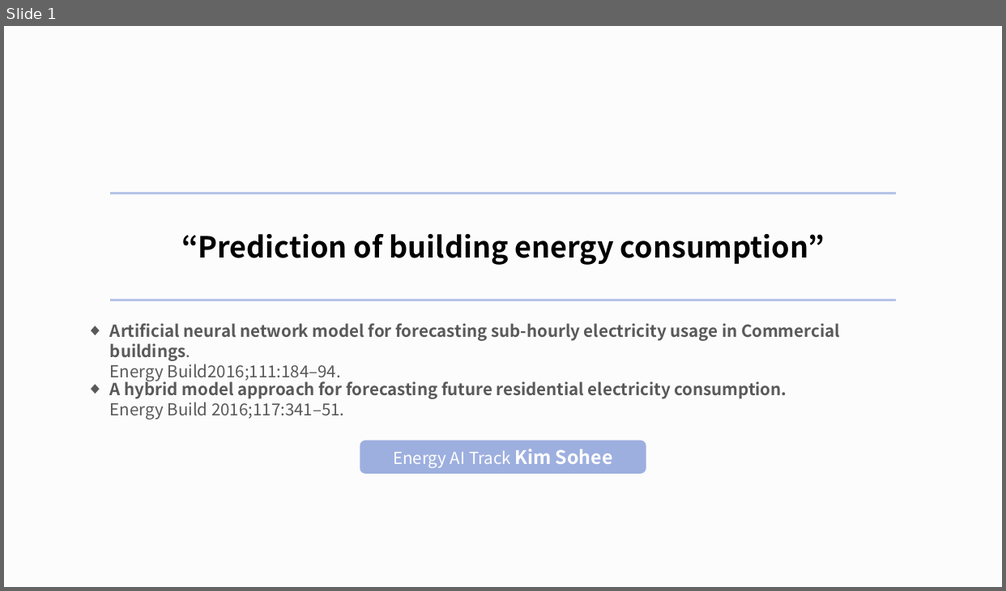
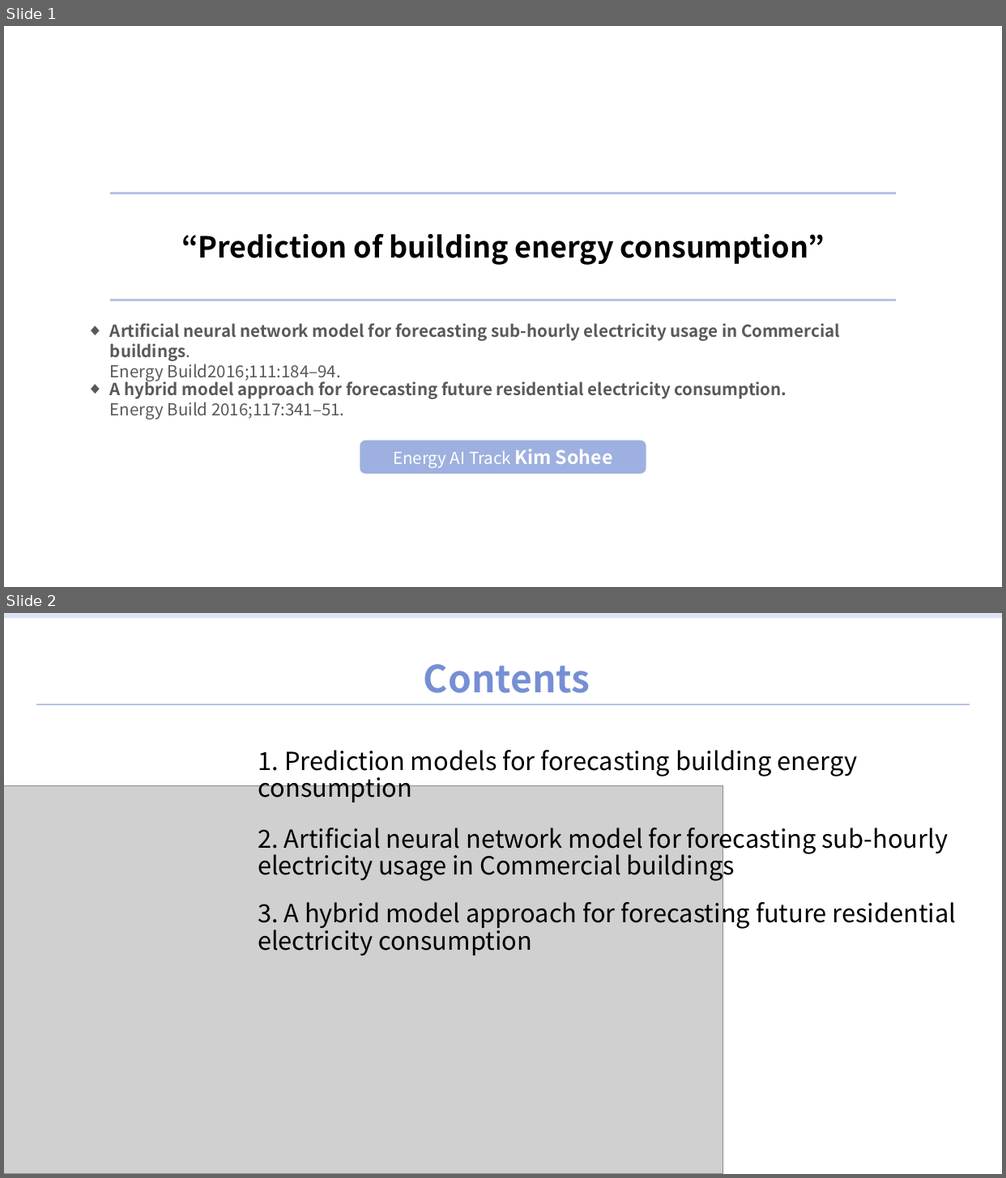
Before and after one commit to sohee98/2022-1st-Course, a slide deck: AI Applications/Literature study 발표/Literature study PPT-SoheeKim.pptx. Shown one above the other, each under a label of ours: slide 1 before the commit, slides 1 and 2 after it. The pictures are 1006x591 and 1006x1178 pixels, drawn with LibreOffice and Linux fonts; fonts in the diff are those of the drawing; grey boxes stand for pictures. Boxes give left, top, right and bottom in pixels: in the first picture for what was removed or moved away, otherwise in the second. Text is boxed around its words. In the diff, an @@ line names an element or a change of style, - is before the commit and + after.

```diff
--- a/AI Applications/Literature study 발표/Literature study PPT-SoheeKim.pptx
+++ b/AI Applications/Literature study 발표/Literature study PPT-SoheeKim.pptx
@@ slide 2 added at [4,613,1002,1174], background #FFFFFF @@
@@ rectangle added at [4,613,336,618], fill #D6DDF2 at 80% opacity @@
@@ rectangle added at [336,613,670,618], fill #D6DDF2 at 80% opacity @@
@@ rectangle added at [669,613,1002,618], fill #D6DDF2 at 80% opacity @@
@@ text added at [424,664,590,693], 36 pt, text #768FD4, bold @@
+Contents
@@ line added from (37, 705) to (970, 705), #B6C3E8 1.5 pt @@
@@ text added at [258,750,857,803], 24 pt, text #000000 @@
+1. Prediction models for forecasting building energy consumption
@@ picture added at [4,786,722,1174] @@
@@ text added at [258,823,948,882], 24 pt, text #000000 @@
+2. Artificial neural network model for forecasting sub-hourly electricity usage in Commercial buildings
@@ text added at [258,897,957,956], 24 pt, text #000000 @@
+3. A hybrid model approach for forecasting future residential electricity consumption
```
Also in this commit, not shown: 9 other slides changed, 1 other file.
